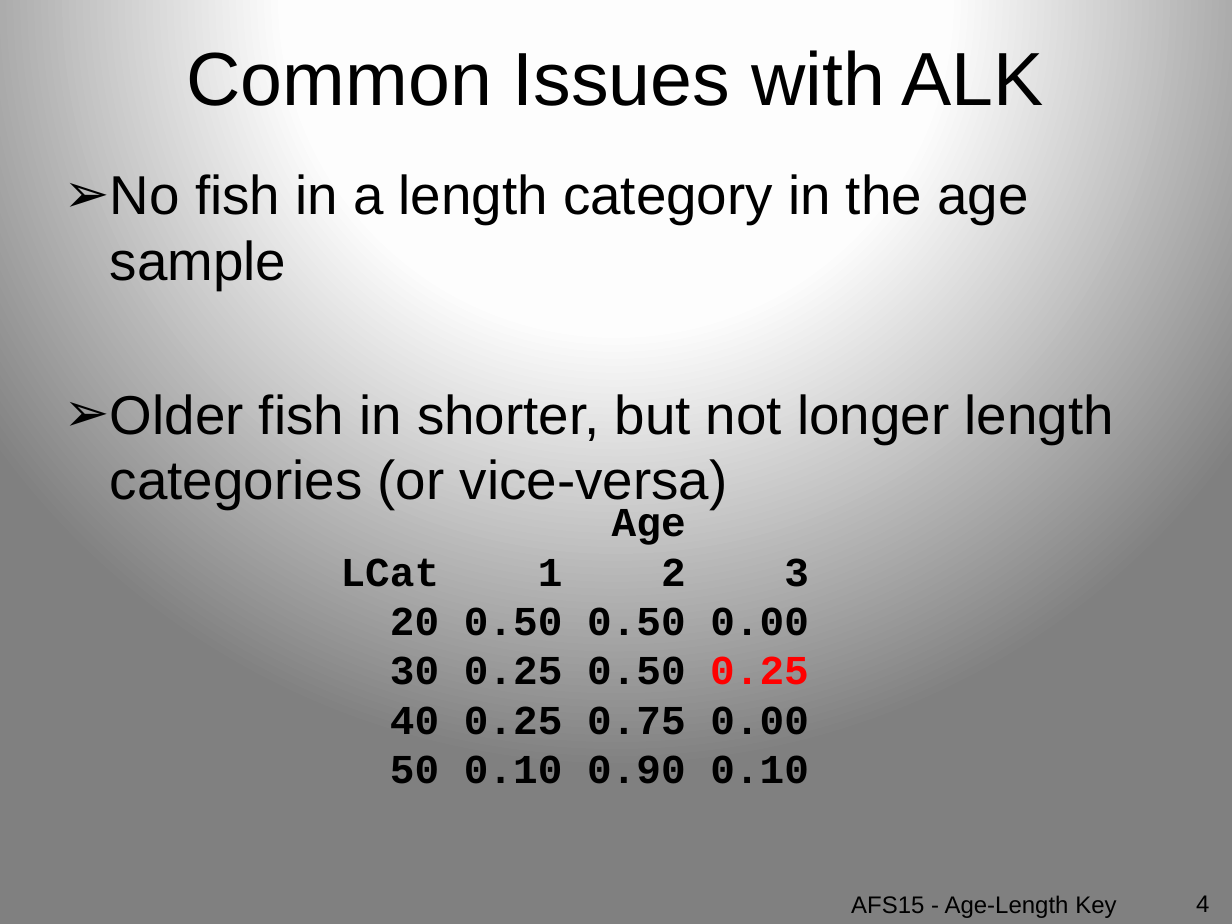
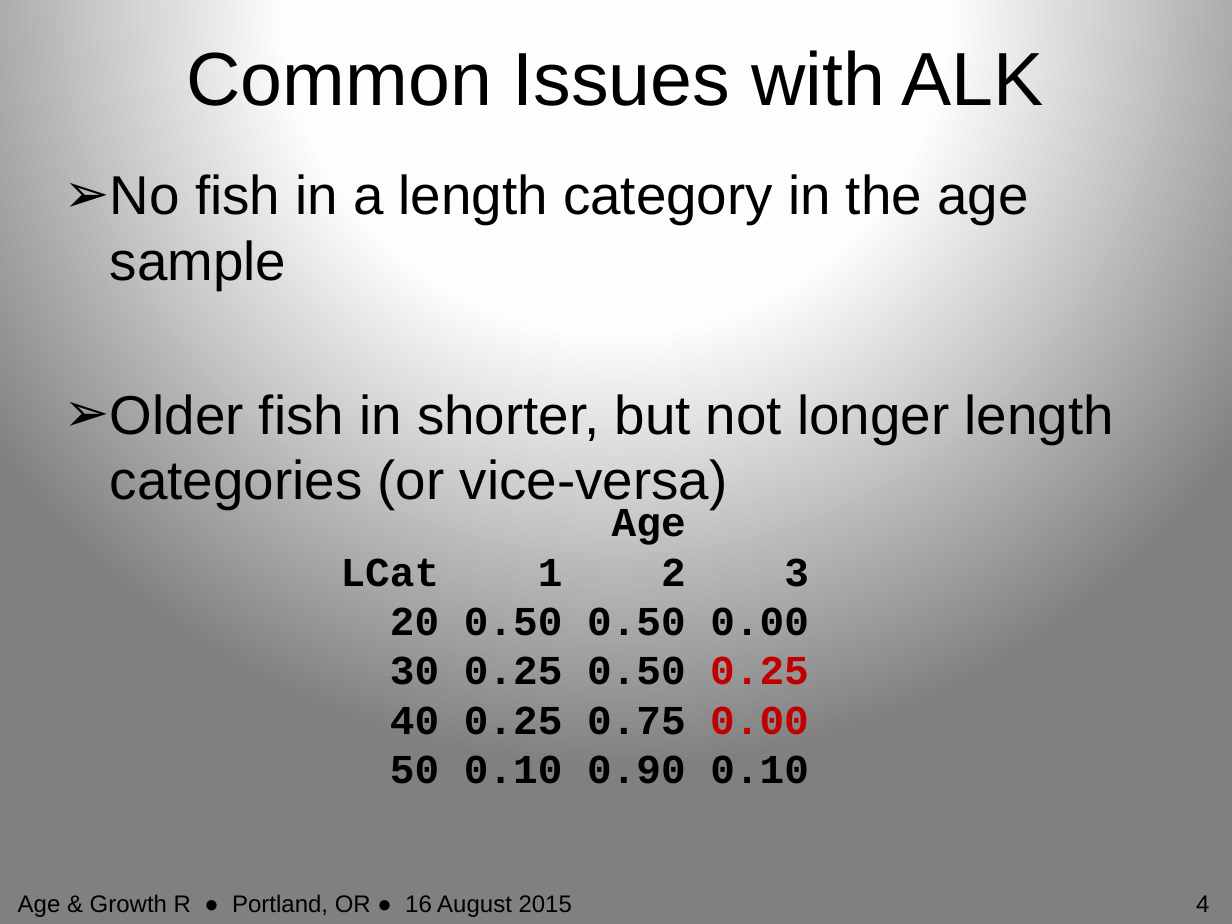
Before and after one commit to droglenc/AFSPortland2015, a slide deck: slide 4 of Slides/02_AgeLengthKey.pptx. Drawn at 1232x924 pixels with LibreOffice and Linux fonts; fonts in the diff are those of the drawing. Boxes give left, top, right and bottom in pixels: in the first picture for what was removed or moved away, otherwise in the second. Text is boxed around its words. In the diff, an @@ line names an element or a change of style, - is before the commit and + after.

```diff
--- a/Slides/02_AgeLengthKey.pptx
+++ b/Slides/02_AgeLengthKey.pptx
@@ text at (390,656,809,735): text colour #FF0000 to #C00000 in "0.25"; text colour #000000 to #C00000 in "0.00" @@
@@ text at (18,894,572,917): text changed @@
-AFS15 - Age-Length Key
+Age & Growth R ● Portland, OR ● 16 August 2015
```
Also in this commit, not shown: 14 other slides changed, 16 other files.
